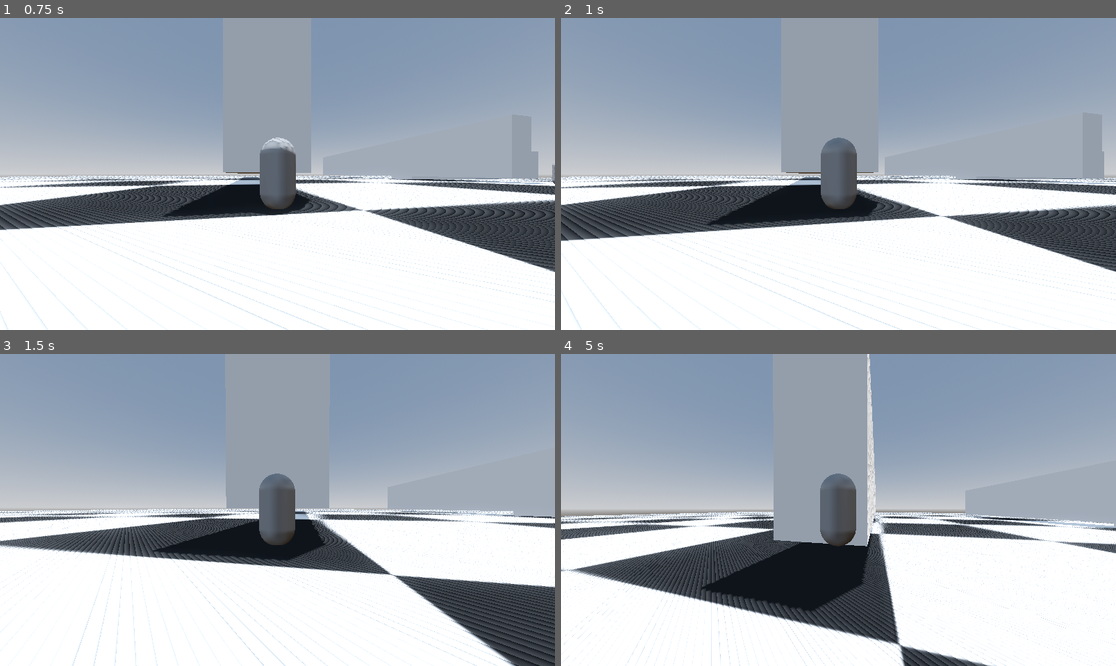
Above: before the commit, frames 1-4 (two rows, left to right).
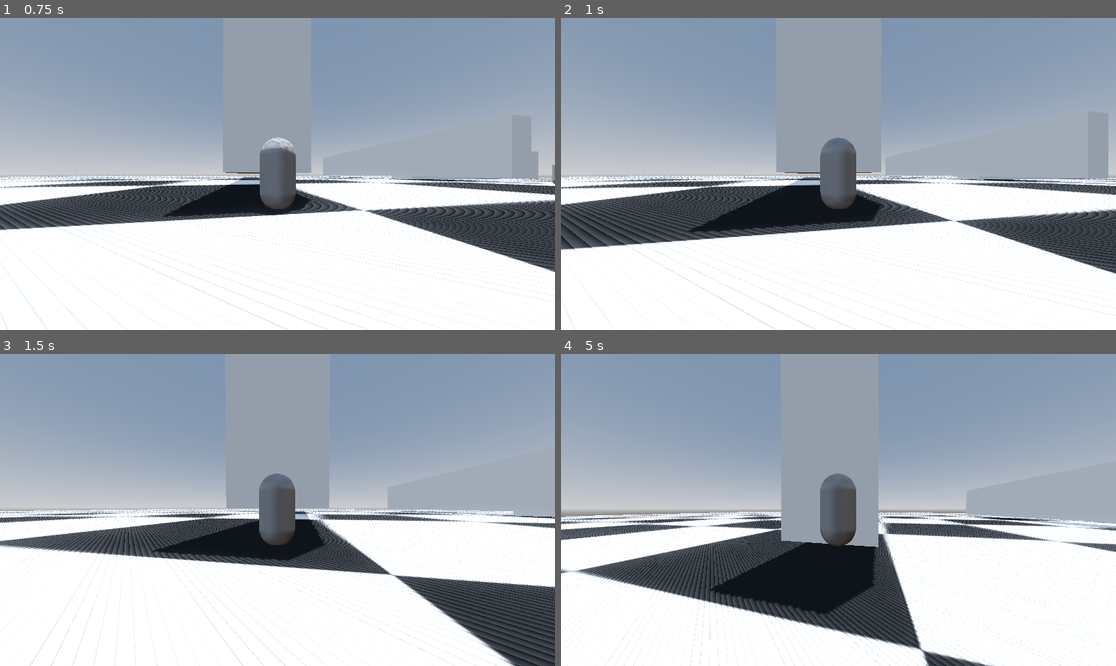
Above: after the commit, the same moments.

Repository: Hariswandi488/project-breakpoint
Game: Godot game, scene res://Scenes/main.tscn
Same seed, same stepped clock (60 frames per second), same inputs: the game is played once before the commit and once after it.
Inputs (mouse positions are in pixels of both pictures, inside the frame that each line leads up to):
- Up to frame 1 (0.75 s): move the mouse to (305, 174) at 0.52 s; hold W (move_forward) from 0.53 s (still down); click (305, 174) at 0.6 s
- Up to frame 2 (1 s): keep holding W (move_forward); tap Space (jump) at 0.77 s
- Up to frame 3 (1.5 s): keep holding W (move_forward); move the mouse to (249, 510) at 1.27 s; click (249, 510) at 1.35 s
- Up to frame 4 (5 s): keep holding W (move_forward); tap Space (jump) at 1.52, 3.02, 3.77, 4.52 s; move the mouse to (849, 503) at 2.02 s; hold Shift (sprint) 2.03-2.78 s; click (849, 503) at 2.3 s; move the mouse to (832, 516) at 2.77 s; click (832, 516) at 2.85 s; move the mouse to (877, 513) at 3.52 s; click (877, 513) at 3.6 s; move the mouse to (794, 506) at 4.27 s; tap Shift (sprint) at 4.35 s; click (794, 506) at 4.55 s

Frame 1 is identical in both runs. In frame 2, 7.5% of the frame differs, in the area x 0-100%, y 36-100%; in frame 3, 0.5%; in frame 4, 7.3%.

Commit message:
update v0.4
add enemy and simple AI to Enemy

Diff:
--- /dev/null
+++ b/Scenes/Entities/Enemies/soldier.tscn
@@ -0,0 +1,59 @@
+[gd_scene load_steps=8 format=3 uid="uid://dmrvmr0lnobaa"]
+
+[ext_resource type="Script" uid="uid://buj1qhhojcm74" path="res://Scripts/Entities/Enemies/soldier.gd" id="1_7hcct"]
+[ext_resource type="Script" uid="uid://cdndhfx0jvmot" path="res://Scripts/Entities/Component/health_component.gd" id="2_e57cs"]
+[ext_resource type="Script" uid="uid://b1i660wsqhhl6" path="res://Scripts/state.gd" id="2_tsarg"]
+
+[sub_resource type="StandardMaterial3D" id="StandardMaterial3D_e57cs"]
+albedo_color = Color(1, 0, 0, 1)
+
+[sub_resource type="CapsuleMesh" id="CapsuleMesh_tsarg"]
+
+[sub_resource type="BoxShape3D" id="BoxShape3D_xaig1"]
+size = Vector3(1.41217, 1.20619, 0.772461)
+
+[sub_resource type="CapsuleShape3D" id="CapsuleShape3D_e57cs"]
+
+[node name="Soldier" type="CharacterBody3D"]
+collision_layer = 4
+collision_mask = 9
+script = ExtResource("1_7hcct")
+chase_speed = 5.0
+
+[node name="Visual" type="Node3D" parent="."]
+
+[node name="MeshInstance3D" type="MeshInstance3D" parent="Visual"]
+material_override = SubResource("StandardMaterial3D_e57cs")
+mesh = SubResource("CapsuleMesh_tsarg")
+
+[node name="Hitbox" type="Area3D" parent="Visual"]
+collision_layer = 16
+collision_mask = 2
+
+[node name="HitboxShape" type="CollisionShape3D" parent="Visual/Hitbox"]
+transform = Transform3D(1, 0, 0, 0, 1, 0, 0, 0, 1, -0.00576782, 0.0830002, 0.88623)
+shape = SubResource("BoxShape3D_xaig1")
+
+[node name="CollisionShape3D" type="CollisionShape3D" parent="."]
+shape = SubResource("CapsuleShape3D_e57cs")
+
+[node name="State" type="Node" parent="." node_paths=PackedStringArray("health_component")]
+script = ExtResource("2_tsarg")
+health_component = NodePath("../HealthComponent")
+metadata/_custom_type_script = "uid://b1i660wsqhhl6"
+
+[node name="HealthComponent" type="Node" parent="." node_paths=PackedStringArray("parent")]
+script = ExtResource("2_e57cs")
+parent = NodePath("..")
+max_health = 100
+metadata/_custom_type_script = "uid://cdndhfx0jvmot"
+
+[node name="AttackCooldown" type="Timer" parent="."]
+one_shot = true
+
+[node name="TimerAttack" type="Timer" parent="."]
+wait_time = 0.3
+one_shot = true
+
+[connection signal="body_entered" from="Visual/Hitbox" to="." method="_on_hitbox_body_entered"]
+[connection signal="timeout" from="TimerAttack" to="." method="_on_timer_attack_timeout"]
--- a/Scenes/Entities/Player/player.tscn
+++ b/Scenes/Entities/Player/player.tscn
@@ -7,7 +7,7 @@
 [sub_resource type="CapsuleMesh" id="CapsuleMesh_f60y1"]
 
 [sub_resource type="BoxShape3D" id="BoxShape3D_6t5aa"]
-size = Vector3(1.8049, 1.37695, 0.609375)
+size = Vector3(1.8049, 1.37695, 1.2207)
 
 [sub_resource type="CapsuleShape3D" id="CapsuleShape3D_v0iea"]
 radius = 0.428623
@@ -23,6 +23,7 @@
 
 [node name="Player" type="CharacterBody3D"]
 collision_layer = 2
+collision_mask = 17
 script = ExtResource("1_v0iea")
 attack_deceleration = 30.0
 dead_deceleration = 30.0
@@ -40,7 +41,7 @@
 monitoring = false
 
 [node name="HitboxShape" type="CollisionShape3D" parent="Visual/HitBox"]
-transform = Transform3D(1, 0, 0, 0, 1, 0, 0, 0, 1, 0, 0, 1)
+transform = Transform3D(1, 0, 0, 0, 1, 0, 0, 0, 1, 0, 0, 1.30566)
 shape = SubResource("BoxShape3D_6t5aa")
 
 [node name="CollisionShape3D" type="CollisionShape3D" parent="."]
@@ -74,7 +75,7 @@
 one_shot = true
 
 [node name="AttackTimer" type="Timer" parent="."]
-wait_time = 0.6
+wait_time = 0.3
 one_shot = true
 
 [connection signal="body_entered" from="Visual/HitBox" to="." method="_on_hit_box_body_entered"]
--- a/Scenes/main.tscn
+++ b/Scenes/main.tscn
@@ -1,8 +1,9 @@
-[gd_scene load_steps=4 format=3 uid="uid://bj30vmg7uy53s"]
+[gd_scene load_steps=5 format=3 uid="uid://bj30vmg7uy53s"]
 
 [ext_resource type="PackedScene" uid="uid://bmvo1sir8r0cm" path="res://Scenes/arena.tscn" id="1_bo1nx"]
 [ext_resource type="PackedScene" uid="uid://dew1wtx273lmu" path="res://Scenes/Entities/Player/player.tscn" id="2_8gbba"]
 [ext_resource type="PackedScene" uid="uid://b8r0c7475rc6d" path="res://Scenes/Entities/Enemies/dummy.tscn" id="3_8gbba"]
+[ext_resource type="PackedScene" uid="uid://dmrvmr0lnobaa" path="res://Scenes/Entities/Enemies/soldier.tscn" id="4_jjvhh"]
 
 [node name="Main" type="Node3D"]
 
@@ -14,3 +15,6 @@
 
 [node name="Dummy" parent="." instance=ExtResource("3_8gbba")]
 transform = Transform3D(1, 0, 0, 0, 1, 0, 0, 0, 1, 23.3241, 0.609935, 2.49554)
+
+[node name="Soldier" parent="." instance=ExtResource("4_jjvhh")]
+transform = Transform3D(1, 0, 0, 0, 1, 0, 0, 0, 1, 18.6283, 0.609935, 17.356)
--- /dev/null
+++ b/Scripts/Entities/Enemies/soldier.gd
@@ -0,0 +1,87 @@
+extends CharacterBody3D
+
+@export var detect_range:float = 12.0
+@export var attack_range:float = 1.8
+@export var chase_speed:float = 6.0
+@export var damage:int = 50
+
+@onready var health: HealthComponent = $HealthComponent
+@onready var state: State = $State
+@onready var visual: Node3D = $Visual
+@onready var hitbox: Area3D = $Visual/Hitbox
+@onready var hitbox_shape: CollisionShape3D = $Visual/Hitbox/HitboxShape
+@onready var attack_cooldown: Timer = $AttackCooldown
+@onready var timer_attack: Timer = $TimerAttack
+
+var player:CharacterBody3D
+var already_hits:Array[Node3D] = []
+
+
+
+func _ready() -> void:
+	hitbox_shape.disabled = true
+	add_to_group("Enemy")
+	health.died.connect(_on_died)
+	player = get_tree().get_first_node_in_group("Player")
+
+func _physics_process(delta: float) -> void:
+	if not is_on_floor():
+		velocity += get_gravity() * delta
+
+	if player == null or state.state == state.STATE.DEAD:
+		velocity.z = 0
+		velocity.x = 0
+		move_and_slide()
+		return
+
+	var to_player := player.global_position - global_position
+	to_player.y = 0
+	var distance := to_player.length()
+
+	match state.state:
+		state.STATE.IDLE:
+			velocity.x = 0
+			velocity.z = 0
+			if distance <= detect_range:
+				state.state = state.STATE.CHASE
+		state.STATE.CHASE:
+			if distance >= detect_range:
+				state.state = state.STATE.IDLE
+			var dir := to_player.normalized()
+			visual.rotation.y = lerp_angle(visual.rotation.y, atan2(dir.x, dir.z), 10 * delta)
+			if distance > attack_range:
+				velocity.x = dir.x * chase_speed
+				velocity.z = dir.z * chase_speed
+			else:
+				velocity.x = 0
+				velocity.z = 0
+				if attack_cooldown.is_stopped():
+					start_attack()
+		state.STATE.ATTACK:
+			velocity.x = 0
+			velocity.z = 0
+	move_and_slide()
+
+func _on_died():
+	queue_free()
+
+func start_attack():
+	state.state = state.STATE.ATTACK
+	already_hits.clear()
+	hitbox_shape.disabled = false
+	hitbox.monitoring = true
+	timer_attack.start()
+
+func _on_timer_attack_timeout() -> void:
+	hitbox_shape.disabled = true
+	hitbox.monitoring = false
+	attack_cooldown.start()
+	state.state = state.STATE.CHASE
+
+func _on_hitbox_body_entered(body: Node3D) -> void:
+	if body in already_hits:
+		return
+	already_hits.append(body)
+
+	if body.has_node("HealthComponent"):
+		body.get_node("HealthComponent").take_damage(damage)
--- a/Scripts/Entities/Player/player.gd
+++ b/Scripts/Entities/Player/player.gd
@@ -19,14 +19,16 @@
 @onready var hitbox_shape: CollisionShape3D = $Visual/HitBox/HitboxShape
 @onready var attack_cooldown: Timer = $AttackCooldown
 @onready var attack_timer: Timer = $AttackTimer
+@onready var health: HealthComponent = $HealthComponent
 
 var already_hits: Array[Node3D] = []
 var camera_vertical:float = 0.0
 
 func _ready() -> void:
-	add_to_group("PLAYER")
+	add_to_group("Player")
 	hitbox_shape.disabled = true
 	Input.mouse_mode = Input.MOUSE_MODE_CAPTURED
+	health.health_changed.connect(func(c,m): print("HP",c,"/",m))
 
 func _unhandled_input(event: InputEvent) -> void:
 	if state.state == state.STATE.DEAD:
--- a/Scripts/state.gd
+++ b/Scripts/state.gd
@@ -1,7 +1,7 @@
 class_name State
 extends Node
 
-enum STATE {IDLE, MOVE, JUMP, ATTACK, HURT, DEAD}
+enum STATE {IDLE, MOVE, JUMP, CHASE, ATTACK, HURT, DEAD}
 var state:STATE = STATE.IDLE
 
 # Aturan
Not shown, added: Scripts/Entities/Enemies/soldier.gd.uid
